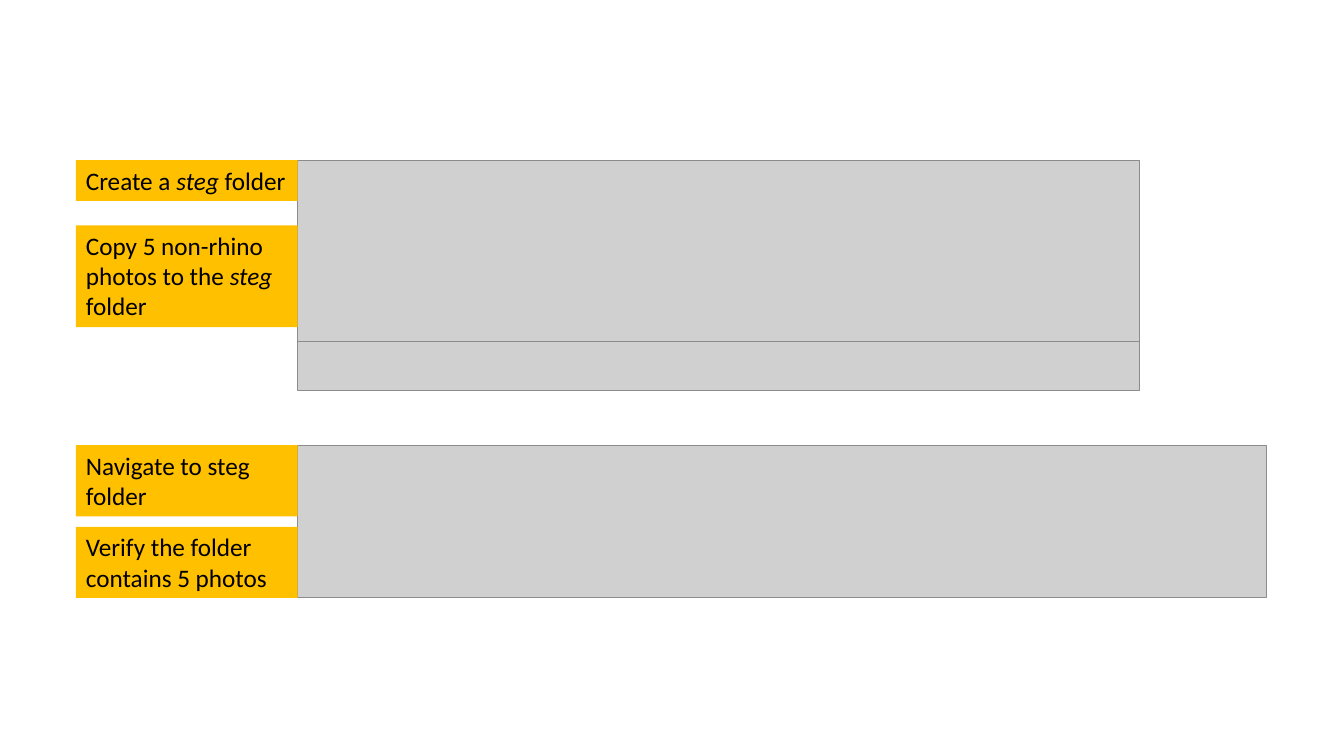
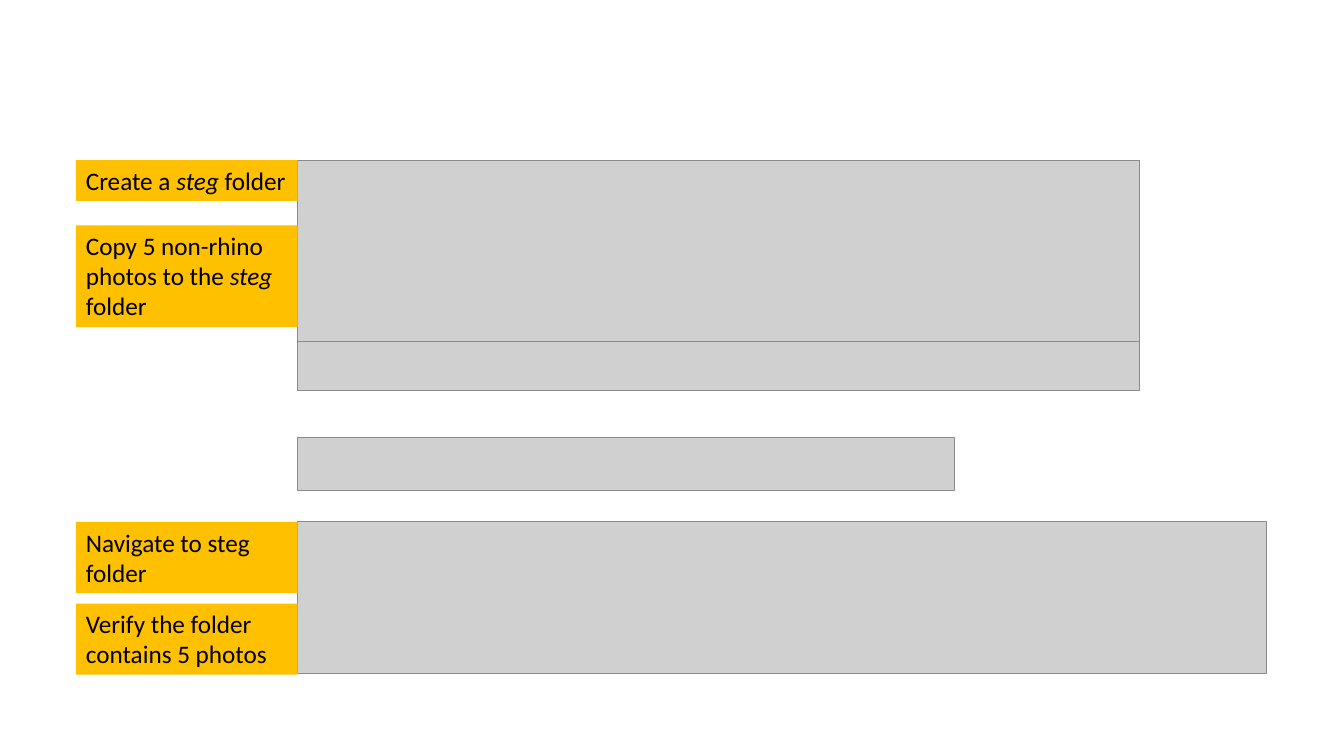
Before and after one commit to frankwxu/digital-forensics-lab, a slide deck: slide 5 of Illegal_Possession_Images/Rhion_Possession_2_Steganography.pptx. Drawn at 1344x756 pixels with LibreOffice and Linux fonts; fonts in the diff are those of the drawing; grey boxes stand for pictures; background and template pictures are left out. Boxes give left, top, right and bottom in pixels: in the first picture for what was removed or moved away, otherwise in the second. Text is boxed around its words. In the diff, an @@ line names an element or a change of style, - is before the commit and + after.

```diff
--- a/Illegal_Possession_Images/Rhion_Possession_2_Steganography.pptx
+++ b/Illegal_Possession_Images/Rhion_Possession_2_Steganography.pptx
@@ picture added at (297, 438, 955, 491) @@
@@ 2 rectangles, 1 picture: place and size @@
-2 rectangles, 1 picture at (76, 446, 1266, 599)
+2 rectangles, 1 picture at (76, 522, 1266, 676)
```
Also in this commit, not shown: 3 other slides changed, 1 slide added, 5 other files.
